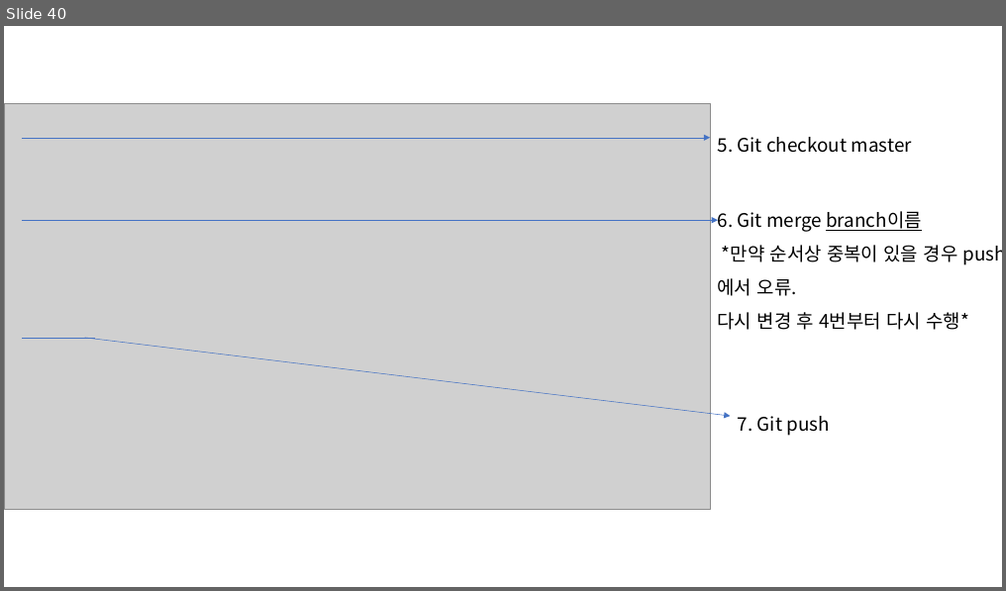
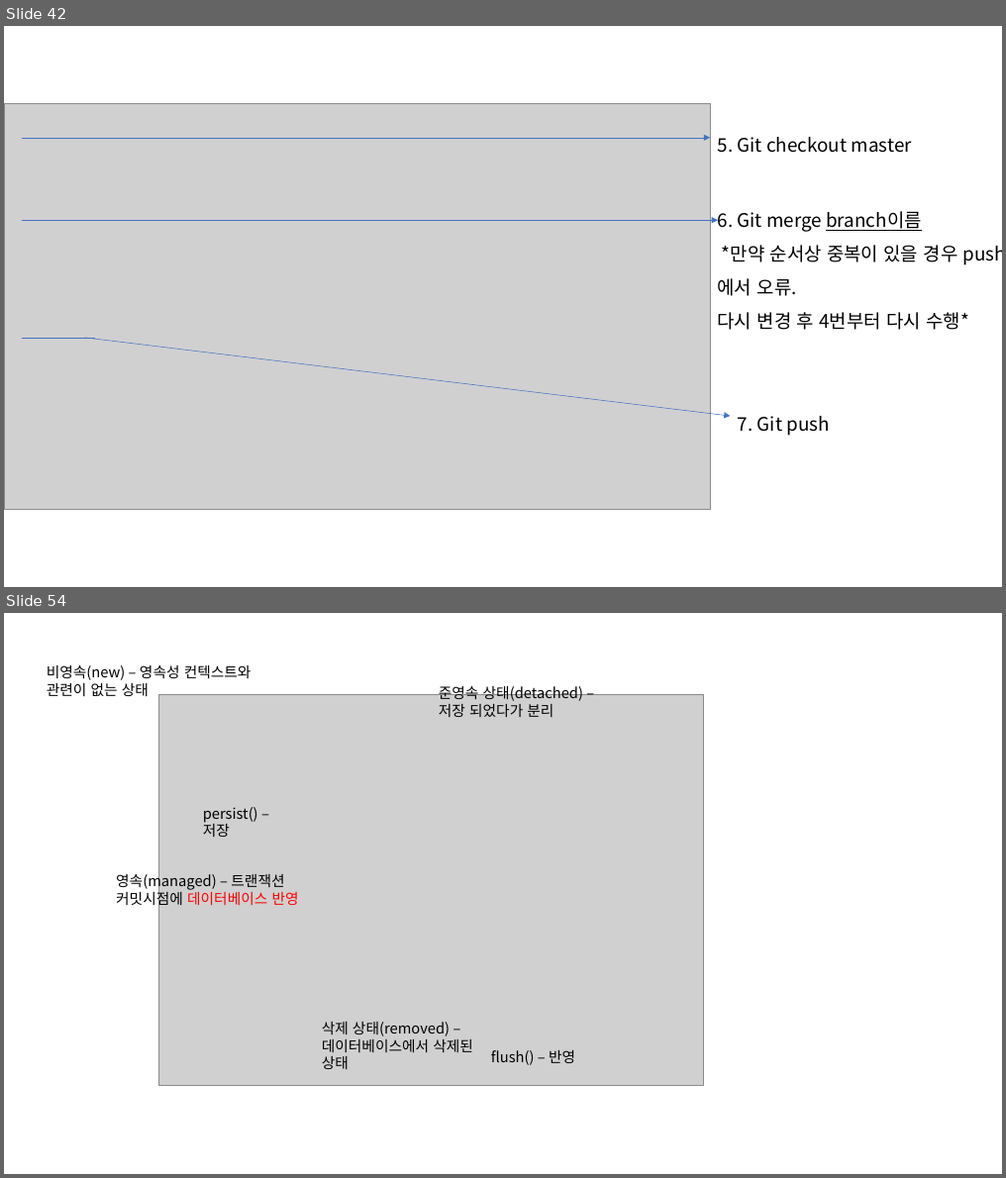
Before and after one commit to yunju94/know, a slide deck: know.pptx. Shown one above the other, each under a label of ours: slide 40 before the commit, slides 42 and 54 after it; the slides between them are not shown. The pictures are 1006x591 and 1006x1178 pixels, drawn with LibreOffice and Linux fonts; fonts in the diff are those of the drawing; grey boxes stand for pictures. Boxes give left, top, right and bottom in pixels: in the first picture for what was removed or moved away, otherwise in the second. Text is boxed around its words. In the diff, an @@ line names an element or a change of style, - is before the commit and + after.

```diff
--- a/know.pptx
+++ b/know.pptx
@@ slide 54 added at [4,613,1002,1174], background #FFFFFF @@
@@ text added at [47,665,252,696], 14 pt, text #000000 @@
+비영속(new) – 영속성 컨텍스트와 관련이 없는 상태
@@ picture added at [159,695,703,1085] @@
@@ text added at [439,684,583,717], 14 pt, text #000000 @@
+준영속 상태(detached) – 저장 되었다가 분리
@@ text added at [203,807,258,837], 14 pt, text #000000 @@
+persist() – 저장
@@ text added at [116,872,299,908], 14 pt, text #000000 @@
+영속(managed) – 트랜잭션 커밋시점에 데이터베이스 반영
@@ text added at [322,1022,473,1069], 14 pt, text #000000 @@
+삭제 상태(removed) – 데이터베이스에서 삭제된 상태
@@ text added at [491,1051,575,1065], 14 pt, text #000000 @@
+flush() – 반영
@@ what was slide 40 is now slide 42 @@
```
Also in this commit, not shown: 3 slides changed, 88 other slides added, 5 slides removed, 1 other file.
